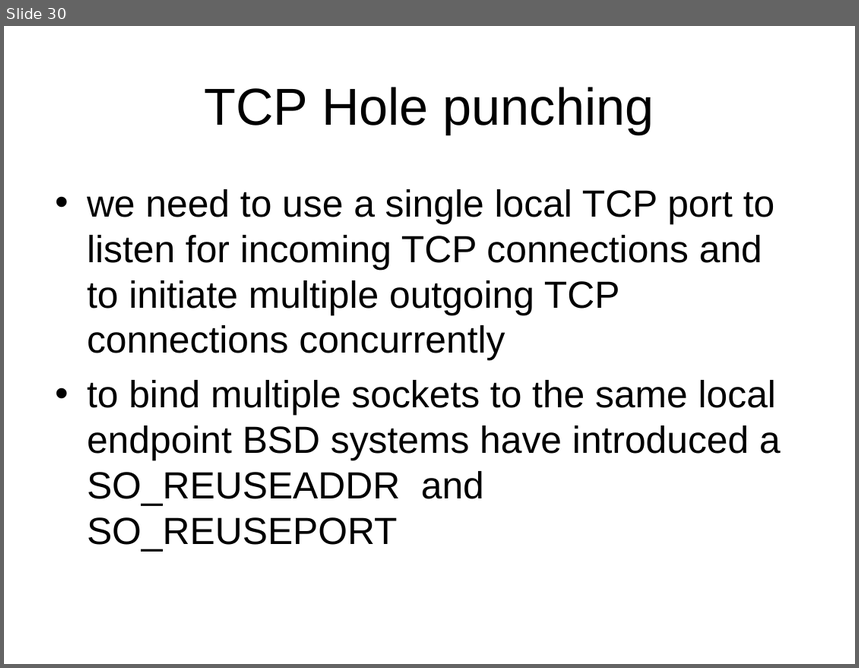
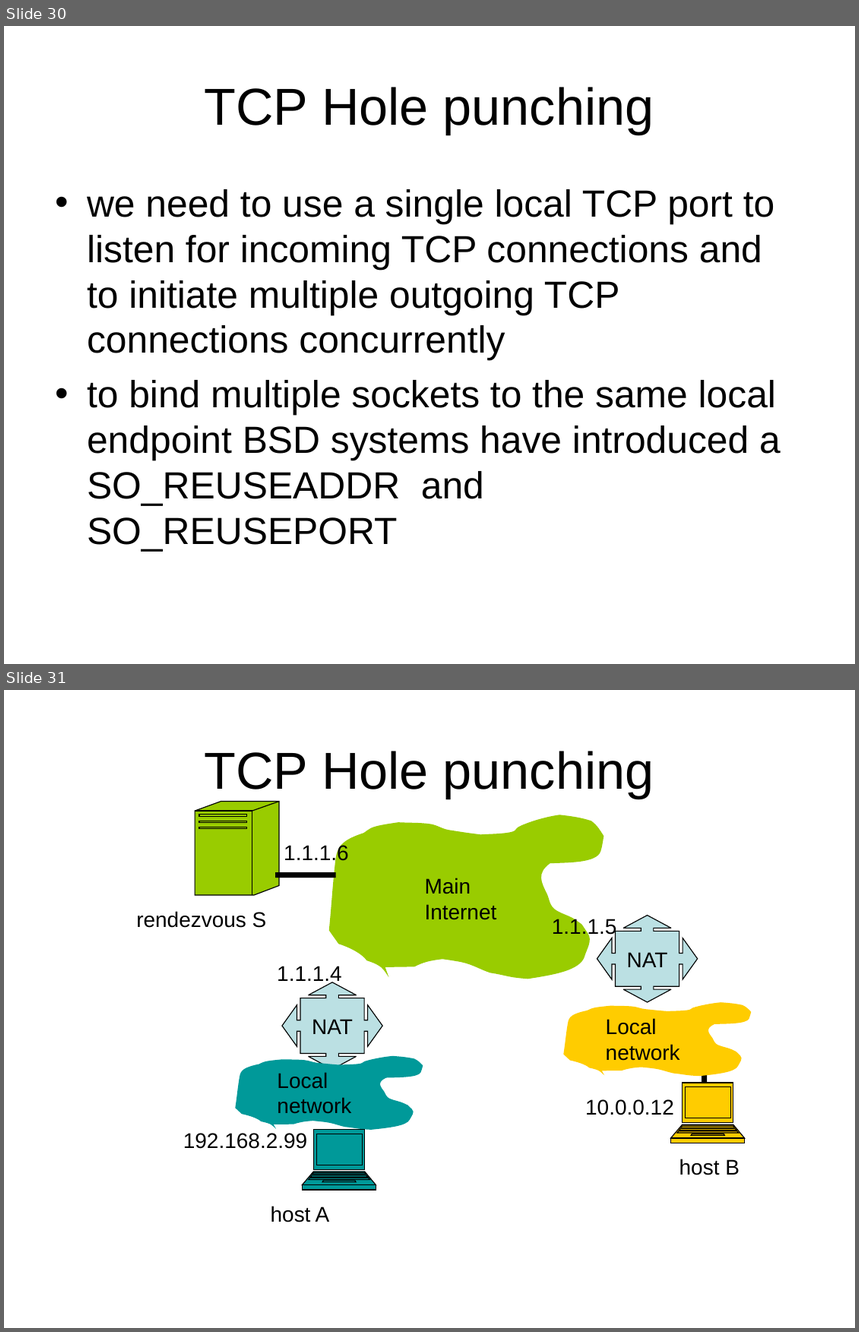
Before and after one commit to BackupTheBerlios/p2p-mentor, a slide deck: slide/nat-p2p.ppt. Shown one above the other, each under a label of ours: slide 30 before the commit, slides 30 and 31 after it. The pictures are 859x668 and 859x1332 pixels, drawn with LibreOffice and Linux fonts; fonts in the diff are those of the drawing. Boxes give left, top, right and bottom in pixels: in the first picture for what was removed or moved away, otherwise in the second. Text is boxed around its words. In the diff, an @@ line names an element or a change of style, - is before the commit and + after.

Commit message:
more on TCP hole punching

```diff
--- a/slide/nat-p2p.ppt
+++ b/slide/nat-p2p.ppt
@@ slide 31 added at <box>4,690,855,1328</box>, background #FFFFFF @@
@@ title added at <box>205,751,655,799</box>, 44 pt, text #000000 @@
+TCP Hole punching
@@ freeform shape added at <box>195,802,279,895</box>, fill #99CC00, outline #000000 0.74 pt @@
@@ freeform shape added at <box>329,815,604,980</box>, fill #99CC00 @@
@@ text added at <box>284,844,349,864</box>, 18 pt, text #000000 @@
+1.1.1.6
@@ line added from (275, 875) to (336, 875), #000000 4.51 pt @@
@@ text added at <box>425,878,497,920</box>, 18 pt, text #000000 @@
+Main
+Internet
@@ text added at <box>136,911,267,928</box>, 18 pt, text #000000 @@
+rendezvous S
@@ text added at <box>552,917,617,938</box>, 18 pt, text #000000 @@
+1.1.1.5
@@ freeform shape added at <box>598,916,698,1002</box>, fill #BBE0E3, outline #000000 0.74 pt, 18 pt, text #000000 @@
+NAT
@@ text added at <box>277,966,342,985</box>, 18 pt, text #000000 @@
+1.1.1.4
@@ freeform shape added at <box>282,983,382,1070</box>, fill #BBE0E3, outline #000000 0.74 pt, 18 pt, text #000000 @@
+NAT
@@ freeform shape added at <box>563,1002,750,1076</box>, fill #FFCC00 @@
@@ text added at <box>606,1018,680,1061</box>, 18 pt, text #000000 @@
+Local
+network
@@ freeform shape added at <box>236,1056,424,1130</box>, fill #009999 @@
@@ text added at <box>277,1072,351,1113</box>, 18 pt, text #000000 @@
+Local
+network
@@ line added from (705, 1070) to (705, 1083), #000000 4.51 pt @@
@@ text added at <box>585,1100,674,1116</box>, 18 pt, text #000000 @@
+10.0.0.12
@@ freeform shape added at <box>671,1083,746,1144</box>, fill #FFCC00, outline #000000 0.74 pt @@
@@ text added at <box>183,1133,307,1149</box>, 18 pt, text #000000 @@
+192.168.2.99
@@ freeform shape added at <box>302,1130,376,1191</box>, fill #009999, outline #000000 0.74 pt @@
@@ text added at <box>680,1159,740,1176</box>, 18 pt, text #000000 @@
+host B
@@ text added at <box>271,1206,330,1223</box>, 18 pt, text #000000 @@
+host A
```
